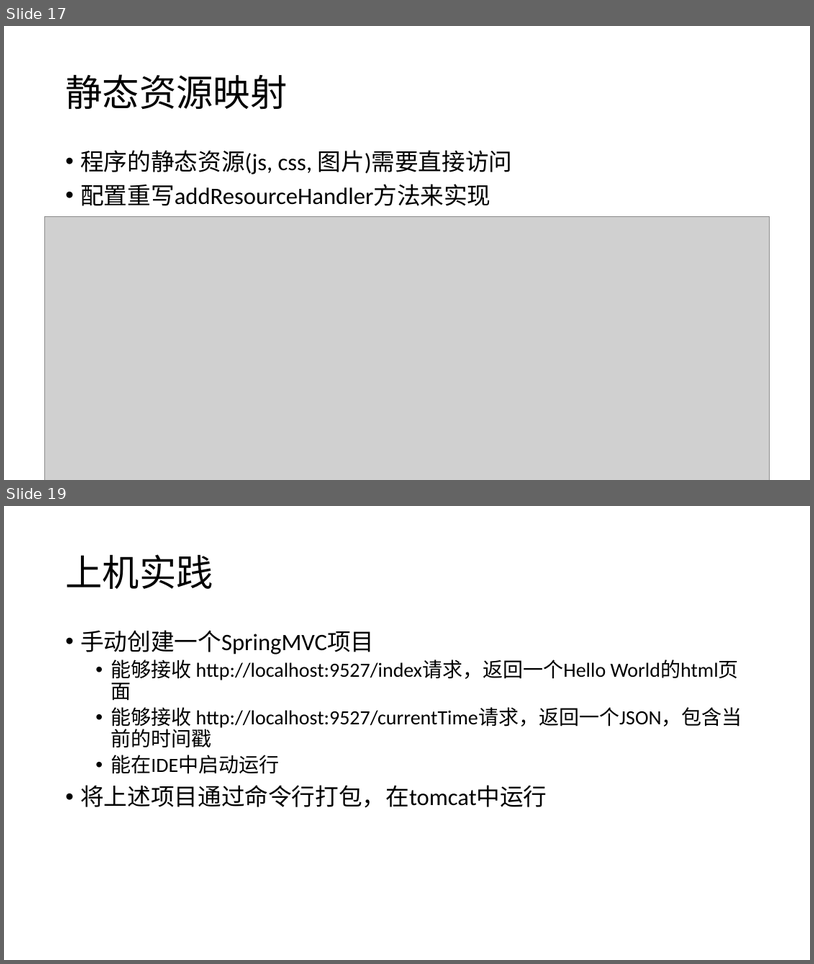
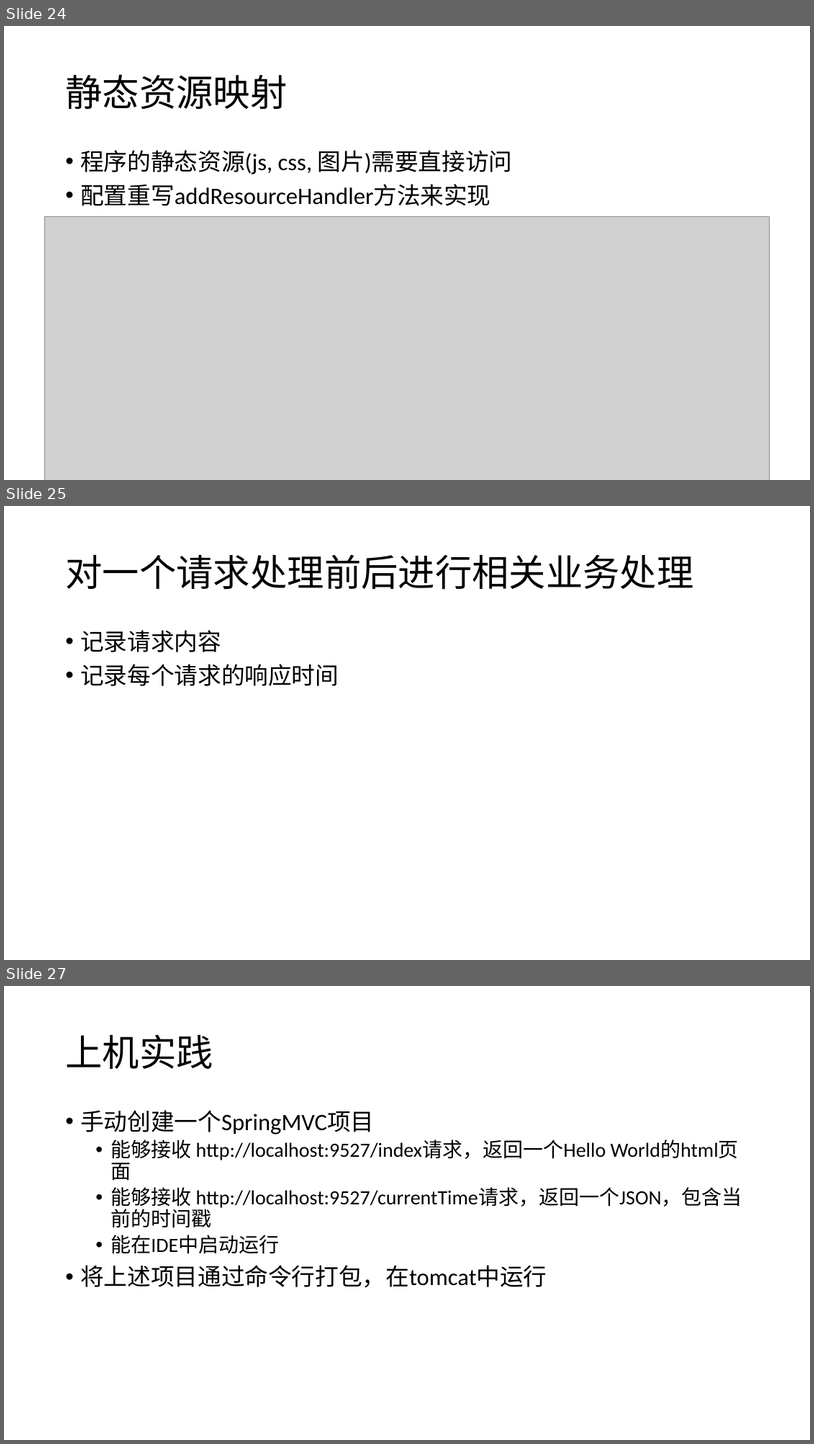
Before and after one commit to airuitian/MicroService, a slide deck: springboot/SpringBoot-1.pptx. Shown one above the other, each under a label of ours: slides 17 and 19 before the commit, slides 24, 25 and 27 after it; the slides between them are not shown. The pictures are 814x964 and 814x1444 pixels, drawn with LibreOffice and Linux fonts; fonts in the diff are those of the drawing; grey boxes stand for pictures. Boxes give left, top, right and bottom in pixels: in the first picture for what was removed or moved away, otherwise in the second. Text is boxed around its words. In the diff, an @@ line names an element or a change of style, - is before the commit and + after.

```diff
--- a/springboot/SpringBoot-1.pptx
+++ b/springboot/SpringBoot-1.pptx
@@ slide 25 added at bbox=[4, 506, 810, 960], background #FFFFFF @@
@@ title added at bbox=[65, 554, 694, 590], 44 pt, text #000000 @@
+对一个请求处理前后进行相关业务处理
@@ text added at bbox=[80, 630, 339, 686], 28 pt, text #000000 @@
+• 记录请求内容
+• 记录每个请求的响应时间
@@ what was slide 17 is now slide 24 @@
@@ what was slide 19 is now slide 27 @@
```
Also in this commit, not shown: 5 slides changed, 7 other slides added, 12 other files.
